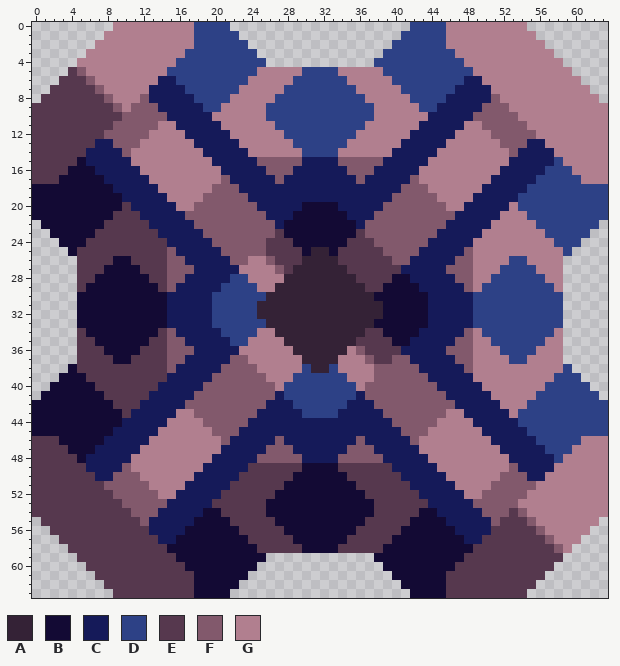
Pixel-art sprite: assets/sprites/blocks/liquid/burst-pump.png. The picture above is the old version.
The file is 64x64 pixels.
Palette (. is transparent): A #342236  B #130a34  C #151a59  D #2d4186  E #56384e  F #82596c  G #b17f8f
Pixels before (only the part around the change), first column x 0:
 0 .........GGGGGGGGGDDDD....................DDDDGGGGGGGGG.........
 1 ........GGGGGGGGGGDDDDD..................DDDDDGGGGGGGGGG........
 2 .......GGGGGGGGGGGDDDDDD................DDDDDDGGGGGGGGGGG.......
 3 ......GGGGGGGGGGGDDDDDDDD..............DDDDDDDDGGGGGGGGGGG......
 4 .....GGGGGGGGGGGDDDDDDDDDD............DDDDDDDDDDGGGGGGGGGGG.....
 5 ....EFGGGGGGGGGDDDDDDDDDDGGGGGDDDDGGGGGDDDDDDDDDDGGGGGGGGGGG....
 6 ...EEEFGGGGGGGCCDDDDDDDDGGGGGDDDDDDGGGGGDDDDDDDDCCGGGGGGGGGGG...
 7 ..EEEEEFGGGGGCCCCDDDDDDGGGGGDDDDDDDDGGGGGDDDDDDCCCCGGGGGGGGGGG..
 8 .EEEEEEEFGGGFCCCCCDDDDGGGGGDDDDDDDDDDGGGGGDDDDCCCCCFGGGGGGGGGGG.
 9 EEEEEEEEEFGFFFCCCCCDDGGGGGDDDDDDDDDDDDGGGGGDDCCCCCFFFGGGGGGGGGGG
10 EEEEEEEEEEFFFFFCCCCCGGGGGGDDDDDDDDDDDDGGGGGGCCCCCFFFFFGGGGGGGGGG
11 EEEEEEEEEFFFFFGGCCCCCGGGGGGDDDDDDDDDDGGGGGGCCCCCGGFFFFFGGGGGGGGG
12 EEEEEEEEFFFFFGGGGCCCCCGGGGGGDDDDDDDDGGGGGGCCCCCGGGGFFFFFGGGGGGGG
13 EEEEEEECCFFFGGGGGGCCCCCGGGGGGDDDDDDGGGGGGCCCCCGGGGGGFFFCCGGGGGGG
14 EEEEEECCCCFGGGGGGGGCCCCCGGGGGGDDDDGGGGGGCCCCCGGGGGGGGFCCCCGGGGGG
15 EEEEEBCCCCCGGGGGGGGGCCCCCFFFFFCCCCFFFFFCCCCCGGGGGGGGGCCCCCDGGGGG
16 EEEEBBBCCCCCGGGGGGGGGCCCCCFFFCCCCCCFFFCCCCCGGGGGGGGGCCCCCDDDGGGG
17 EEEBBBBBCCCCCGGGGGGGGFCCCCCFCCCCCCCCFCCCCCFGGGGGGGGCCCCCDDDDDGGG
18 BBBBBBBBBCCCCCGGGGGGFFFCCCCCCCCCCCCCCCCCCFFFGGGGGGCCCCCDDDDDDDDD
19 BBBBBBBBBBCCCCCGGGGFFFFFCCCCCCCCCCCCCCCCFFFFFGGGGCCCCCDDDDDDDDDD
20 BBBBBBBBBBECCCCCGGFFFFFFFCCCCCBBBBCCCCCFFFFFFFGGCCCCCGDDDDDDDDDD
21 BBBBBBBBBEEECCCCCFFFFFFFFFCCCBBBBBBCCCFFFFFFFFFCCCCCGGGDDDDDDDDD
22 .BBBBBBBEEEEECCCCCFFFFFFFFFCBBBBBBBBCFFFFFFFFFCCCCCGGGGGDDDDDDD.
23 ..BBBBBEEEEEEECCCCCFFFFFFFFEBBBBBBBBEFFFFFFFFCCCCCGGGGGGGDDDDD..
24 ...BBBEEEEEEEEECCCCCFFFFFFEEEBBBBBBEEEFFFFFFCCCCCGGGGGGGGGDDD...
25 ....BEEEEEEEEEEFCCCCCFFFFFEEEEBAABEEEEEFFFFCCCCCFGGGGGGGGGGD....
26 .....EEEEBBEEEEFFCCCCCFFGGFEEEAAAAEEEEEEFFCCCCCFFGGGGDDGGGG.....
27 .....EEEBBBBEEEFFFCCCCCGGGGFEAAAAAAEEEEEECCCCCFFFGGGDDDDGGG.....
28 .....EEBBBBBBEEFFCCCCCDDGGGGAAAAAAAAEEEEBBCCCCCFFGGDDDDDDGG.....
29 .....EBBBBBBBBEFCCCCCDDDDGGAAAAAAAAAAEEBBBBCCCCCFGDDDDDDDDG.....
30 .....BBBBBBBBBBCCCCCDDDDDDAAAAAAAAAAAABBBBBBCCCCCDDDDDDDDDD.....
31 .....BBBBBBBBBBCCCCCDDDDDAAAAAAAAAAAAAABBBBBCCCCCDDDDDDDDDD.....
32 .....BBBBBBBBBBCCCCCDDDDDAAAAAAAAAAAAAABBBBBCCCCCDDDDDDDDDD.....
33 .....BBBBBBBBBBCCCCCDDDDDDAAAAAAAAAAAABBBBBBCCCCCDDDDDDDDDD.....
34 .....EBBBBBBBBEFCCCCCDDDDGGAAAAAAAAAAEEBBBBCCCCCFGDDDDDDDDG.....
35 .....EEBBBBBBEEFFCCCCCDDGGGGAAAAAAAAEEEEBBCCCCCFFGGDDDDDDGG.....
36 .....EEEBBBBEEEFFFCCCCCGGGGGGAAAAAAGFEEEECCCCCFFFGGGDDDDGGG.....
37 .....EEEEBBEEEEFFCCCCCFFGGGGGGAAAAGGGFEEFFCCCCCFFGGGGDDGGGG.....
38 ....BEEEEEEEEEEFCCCCCFFFFGGGGGDAADGGGGFFFFFCCCCCFGGGGGGGGGGD....
39 ...BBBEEEEEEEEECCCCCFFFFFFGGGDDDDDDGGGFFFFFFCCCCCGGGGGGGGGDDD...
40 ..BBBBBEEEEEEECCCCCFFFFFFFFGDDDDDDDDGFFFFFFFFCCCCCGGGGGGGDDDDD..
41 .BBBBBBBEEEEECCCCCFFFFFFFFFCDDDDDDDDCFFFFFFFFFCCCCCGGGGGDDDDDDD.
42 BBBBBBBBBEEECCCCCFFFFFFFFFCCCDDDDDDCCCFFFFFFFFFCCCCCGGGDDDDDDDDD
43 BBBBBBBBBBECCCCCGGFFFFFFFCCCCCDDDDCCCCCFFFFFFFGGCCCCCGDDDDDDDDDD
44 BBBBBBBBBBCCCCCGGGGFFFFFCCCCCCCCCCCCCCCCFFFFFGGGGCCCCCDDDDDDDDDD
45 BBBBBBBBBCCCCCGGGGGGFFFCCCCCCCCCCCCCCCCCCFFFGGGGGGCCCCCDDDDDDDDD
46 EEEBBBBBCCCCCGGGGGGGGFCCCCCFCCCCCCCCFCCCCCFGGGGGGGGCCCCCDDDDDGGG
47 EEEEBBBCCCCCGGGGGGGGGCCCCCFFFCCCCCCFFFCCCCCGGGGGGGGGCCCCCDDDGGGG
48 EEEEEBCCCCCGGGGGGGGGCCCCCFFFFFCCCCFFFFFCCCCCGGGGGGGGGCCCCCDGGGGG
49 EEEEEECCCCFGGGGGGGGCCCCCEEEEEEBBBBEEEEEECCCCCGGGGGGGGFCCCCGGGGGG
50 EEEEEEECCFFFGGGGGGCCCCCEEEEEEBBBBBBEEEEEECCCCCGGGGGGFFFCCGGGGGGG
51 EEEEEEEEFFFFFGGGGCCCCCEEEEEEBBBBBBBBEEEEEECCCCCGGGGFFFFFGGGGGGGG
52 EEEEEEEEEFFFFFGGCCCCCEEEEEEBBBBBBBBBBEEEEEECCCCCGGFFFFFGGGGGGGGG
53 EEEEEEEEEEFFFFFCCCCCEEEEEEBBBBBBBBBBBBEEEEEECCCCCFFFFFGGGGGGGGGG
54 EEEEEEEEEEEFFFCCCCCBBEEEEEBBBBBBBBBBBBEEEEEBBCCCCCFFFEFGGGGGGGGG
55 .EEEEEEEEEEEFCCCCCBBBBEEEEEBBBBBBBBBBEEEEEBBBBCCCCCFEEEFGGGGGGG.
56 ..EEEEEEEEEEECCCCBBBBBBEEEEEBBBBBBBBEEEEEBBBBBBCCCCEEEEEFGGGGG..
57 ...EEEEEEEEEEECCBBBBBBBBEEEEEBBBBBBEEEEEBBBBBBBBCCEEEEEEEFGGG...
58 ....EEEEEEEEEEEBBBBBBBBBBEEEEEBBBBEEEEEBBBBBBBBBBEEEEEEEEEFG....
59 .....EEEEEEEEEEEBBBBBBBBBB............BBBBBBBBBBEEEEEEEEEEE.....
60 ......EEEEEEEEEEEBBBBBBBB..............BBBBBBBBEEEEEEEEEEE......
61 .......EEEEEEEEEEEBBBBBB................BBBBBBEEEEEEEEEEE.......
62 ........EEEEEEEEEEBBBBB..................BBBBBEEEEEEEEEE........
63 .........EEEEEEEEEBBBB....................BBBBEEEEEEEEE.........
After:
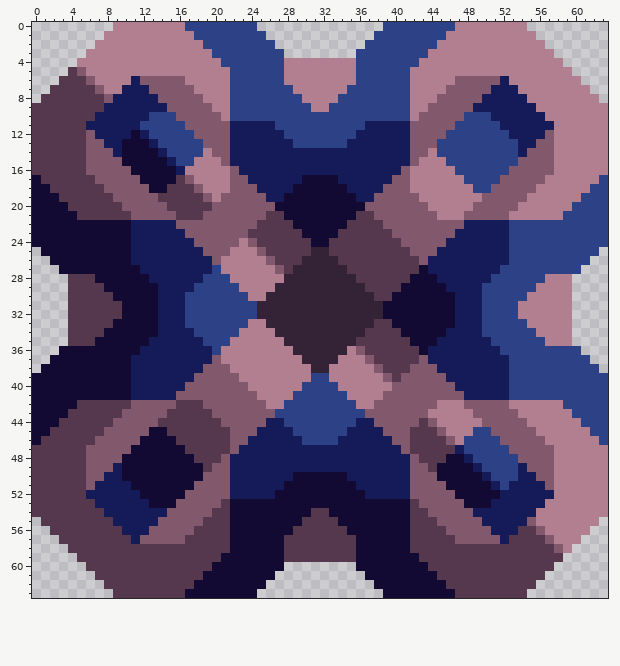
What changed:
Changed rows in their new state; - is an unchanged pixel.
first column x 0:
 0 -----------------D----DDD--------------DDD----D-----------------
 1 -----------------------DDD------------DDD-----------------------
 2 ------------------G-----DDD----------DDD-----G------------------
 3 -----------------GGG-----DDD--------DDD-----GGG-----------------
 4 ----------------GGGGG-----DDGGGGGGGGDD-----GGGGG----------------
 5 ---------------GGGGGGG---DDD--GGGG--DDD---GGGGGGG---------------
 6 -----------CFFFFFGGGGG--DDDD-GGGGGG-DDDD--GGGGGFFFFFC-----------
 7 ----------CCCFFFFFGGGG-DDDDD-GGGGGG-DDDDD-GGGGFFFFFCCC----------
 8 ---------CCCC-FFFFFGGGDDDDD---GGGG---DDDDDGGGFFFFF-CCCC---------
 9 --------CCCCCC-FFFFFG-DDDD-----GG-----DDDD-GFFFFF-CCCCCC--------
10 -------CCCCCCDDDFFFFF-DDDD------------DDDD-FFFFFDDDCCCCCC-------
11 ------CCCCCCDDDDDFFFFFCCCCC----------CCCCCFFFFFDDDDDCCCCCC------
12 ------FCCCCBCDDDDDFFFFCCCCCC--------CCCCCCFFFFDDDDDDDCCCCF------
13 ------FF-CBBBCDDDDDFFF-CCCCCC------CCCCCC-FFFDDDDDDDDDC-FF------
14 ------FFF-BBBBCDDDDGFF--CCCCCCCCCCCCCCCC--FFGDDDDDDDDD-FFF------
15 -----EFFFFBBBBBCDD--GF---CCCCC----CCCCC---FG--DDDDDDDDFFFFG-----
16 ----EEFFFFFBBBBBC----GF---CCC------CCC---FG----DDDDDDFFFFFGG----
17 B--EEEEFFFFFBBBBEF---GFF---C--BBBB--C---FFG-----DDDDFFFFFGGGG--D
18 --EEEEEEFFFFFBBEEEF-GG-FF----BBBBBB----FF-GG-----DDFFFFFGGGGGG--
19 ---EEEEEEFFFFFEEEEE-G---FF--BBBBBBBB--FF---GG----GFFFFFGGGGGG---
20 ----EEEEEEFFFFFEEEEE-----FFBBB----BBBFF-----GG--GFFFFFGGGGGG----
21 -----EEEE--FFFFFEEE-------EEB------BEE-------GGGFFFFF--GGGG-----
22 B-------BBBCC---FF-------EEEE------EEEE-------FF---CCDDD-------D
23 BB-----BBBBCCC---FF-----EEE-EE----EE-EEE-----FF---CCCDDDD-----DD
24 BBB---BBBBBCCCC---FF---G-E---EE--EE---EEE---FF---CCCCDDDDD---DDD
25 -BBB-BBBBBBCCCCC---FF-GGG-----E--E-----EEE-FF---CCCCCDDDDDD-DDD-
26 --BBBBBBB--CCCCCC---FGGG----------------EEEF---CCCCCC--DDDDDDD--
27 ---BBBBB----CCCCCC--DGG------------------EEB--CCCCCC----DDDDD---
28 ----E--------CCCC--DDDGG----------------EEBBB--CCCC--------G----
29 ----E-EE------CC--DDD--GG--------------EE--BBB--CC------GG-G----
30 ----EEEEE-----C--DDD----GG------------EE----BBB--C-----GGGGG----
31 ----EEEEEE----C--DDD------------------------BBB--C----GGGGGG----
32 ----EEEEEE----C--DDD------------------------BBB--C----GGGGGG----
33 ----EEEEE-----C--DDD----GG------------EE----BBB--C-----GGGGG----
34 ----E-EE------CC--DDD--GG--------------EE--BBB--CC------GG-G----
35 ----E--------CCCC--DDDGG----------------EEBBB--CCCC--------G----
36 ---BBBBB----CCCCCC--DGG------------------EEB--CCCCCC----DDDDD---
37 --BBBBBBB--CCCCCC---FGGG----------------EEEF---CCCCCC--DDDDDDD--
38 -BBB-BBBBBBCCCCC---FF-GGG-----G--G-----EEE-FF---CCCCCDDDDDD-DDD-
39 BBB---BBBBBCCCC---FF---GGG---GG--GG---G-E---FF---CCCCDDDDD---DDD
40 BB-----BBBBCCC---FF-----GGG-GG----GG-GGG-----FF---CCCDDDD-----DD
41 B-------BBBCC---FF-------GGGG------GGGG-------FF---CCDDD-------D
42 -----EEEE--FFFFFEEE-------GGD------DGG-------GGGFFFFF--GGGG-----
43 ----EEEEEEFFFFFEEEEE-----FFDDD----DDDFF-----GG--GFFFFFGGGGGG----
44 ---EEEEEEFFFFFEEEEEEE---FF--DDDDDDDD--FF---E-----GFFFFFGGGGGG---
45 --EEEEEEFFFFFBBEEEEEEE-FF----DDDDDD----FF-EEEF---DDFFFFFGGGGGG--
46 B--EEEEFFFFFBBBBEEEEEEFF---C--DDDD--C---FFEEEEF-DDDDFFFFFGGGG--D
47 ----EEFFFFFBBBBBBEEEEEF---CCC------CCC---FEEEEECDDDDDFFFFFGG----
48 -----EFFFFBBBBBBBBEEEF---CCCCC----CCCCC---FEEEBBCDDDDDFFFFG-----
49 ------FFF-BBBBBBBBBEFF--CCCCCCCCCCCCCCCC--FFEBBBBCDDDD-FFF------
50 ------FF-CBBBBBBBBBFFF-CCCCCC------CCCCCC-FFFBBBBBCDDDC-FF------
51 ------FCCCCBBBBBBBFFFFCCCCCC--------CCCCCCFFFFBBBBBCDCCCCF------
52 ------CCCCCCBBBBBFFFFFCCCCC----------CCCCCFFFFFBBBBBCCCCCC------
53 -------CCCCCCBBBFFFFF-BBBB------------BBBB-FFFFFBBBCCCCCC-------
54 --------CCCCCC-FFFFFE-BBBB-----EE-----BBBB-EFFFFF-CCCCCC--------
55 ---------CCCC-FFFFFEEEBBBBB---EEEE---BBBBBEEEFFFFF-CCCC---------
56 ----------CCCFFFFFEEEE-BBBBB-EEEEEE-BBBBB-EEEEFFFFFCCC----------
57 -----------CFFFFFEEEEE--BBBB-EEEEEE-BBBB--EEEEEFFFFFC-----------
58 ---------------EEEEEEE---BBB--EEEE--BBB---EEEEEEE---------------
59 ----------------EEEEE-----BBEEEEEEEEBB-----EEEEE----------------
60 -----------------EEE-----BBB--------BBB-----EEE-----------------
61 ------------------E-----BBB----------BBB-----E------------------
62 -----------------------BBB------------BBB-----------------------
63 -----------------B----BBB--------------BBB----B-----------------
